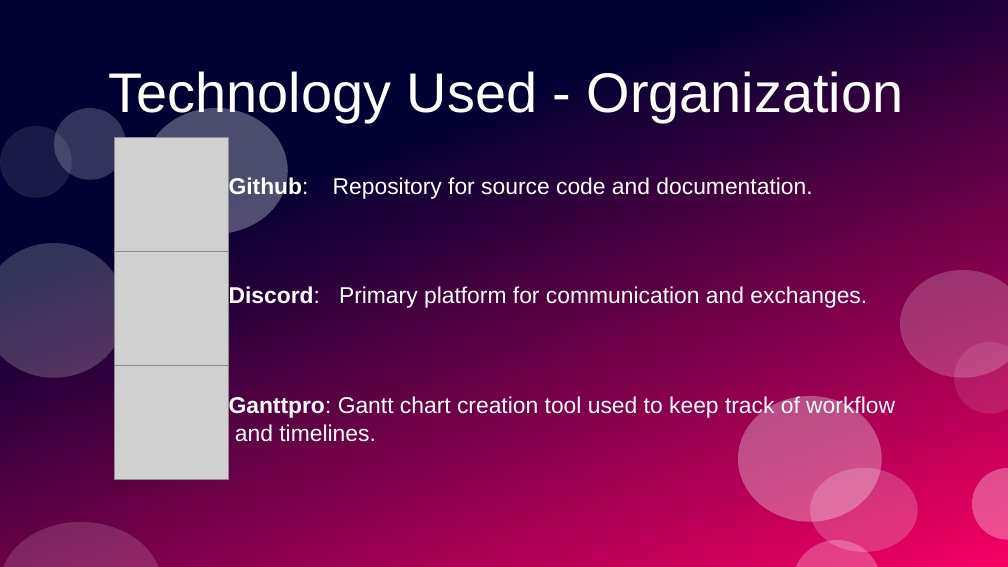
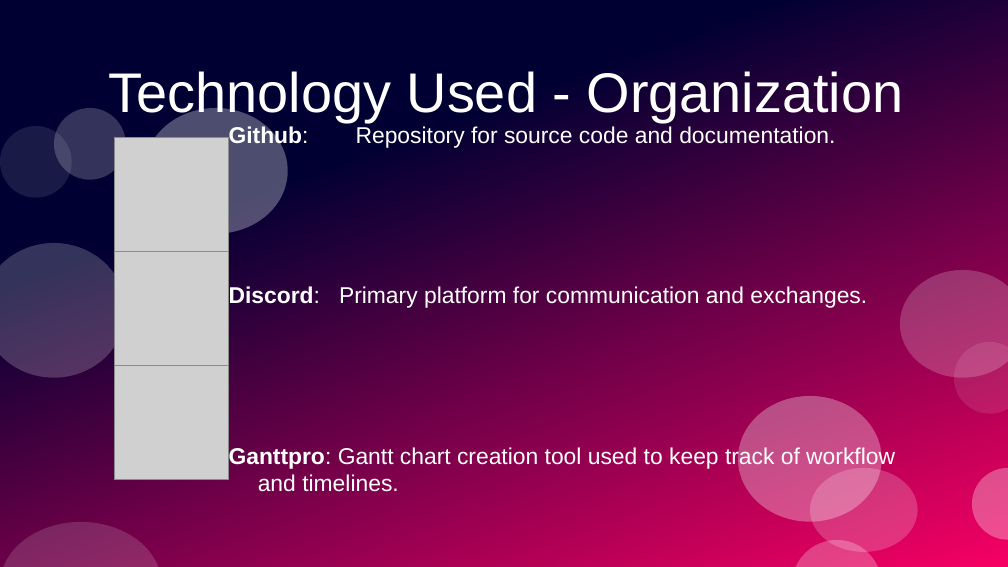
Before and after one commit to PrototypeProto/COP_4331_Small-Project, a slide deck: slide 5 of Pres.pptx. Drawn at 1008x567 pixels with LibreOffice and Linux fonts; fonts in the diff are those of the drawing; grey boxes stand for pictures. Boxes give left, top, right and bottom in pixels: in the first picture for what was removed or moved away, otherwise in the second. Text is boxed around its words. In the diff, an @@ line names an element or a change of style, - is before the commit and + after.

```diff
--- a/Pres.pptx
+++ b/Pres.pptx
@@ subtitle "Github: Repository for source code ..." at [229, 125, 895, 492]: indent changed; more space between paragraphs @@
```
Also in this commit, not shown: 11 other slides changed, 7 slides added, 1 slide removed.
